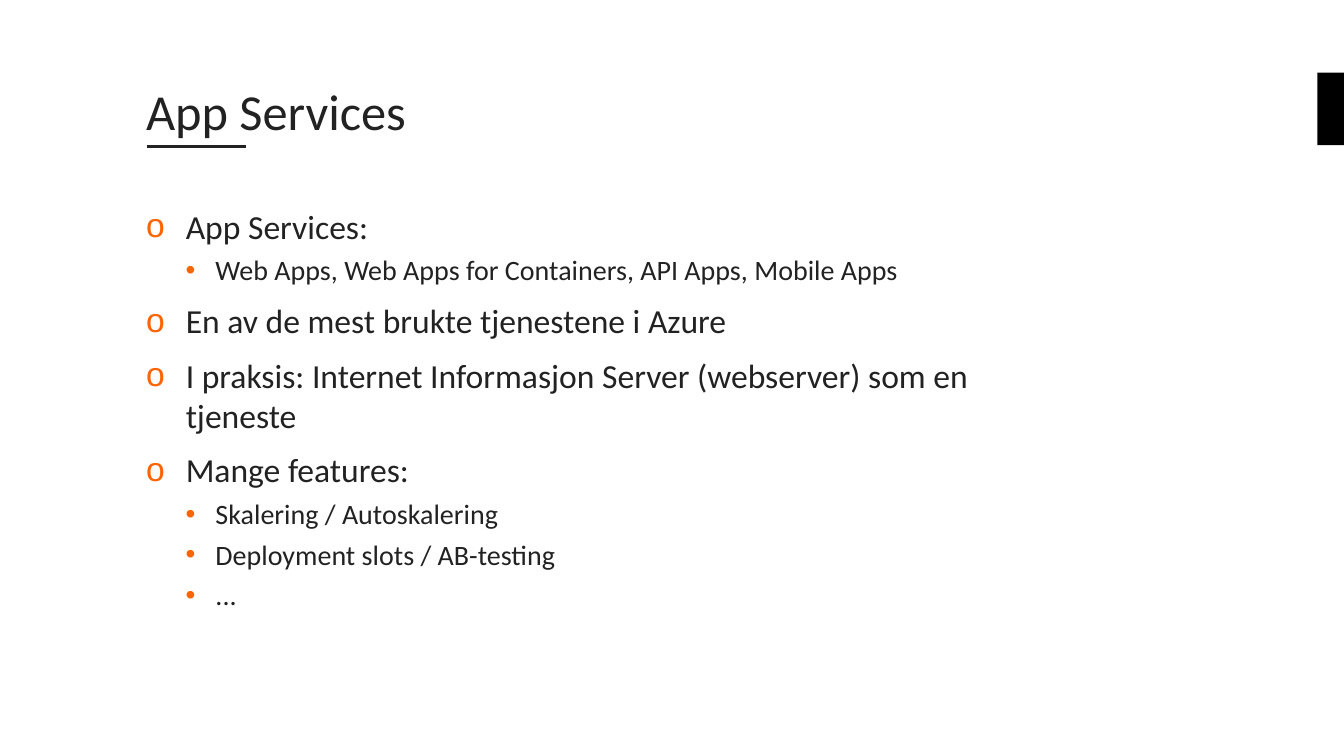
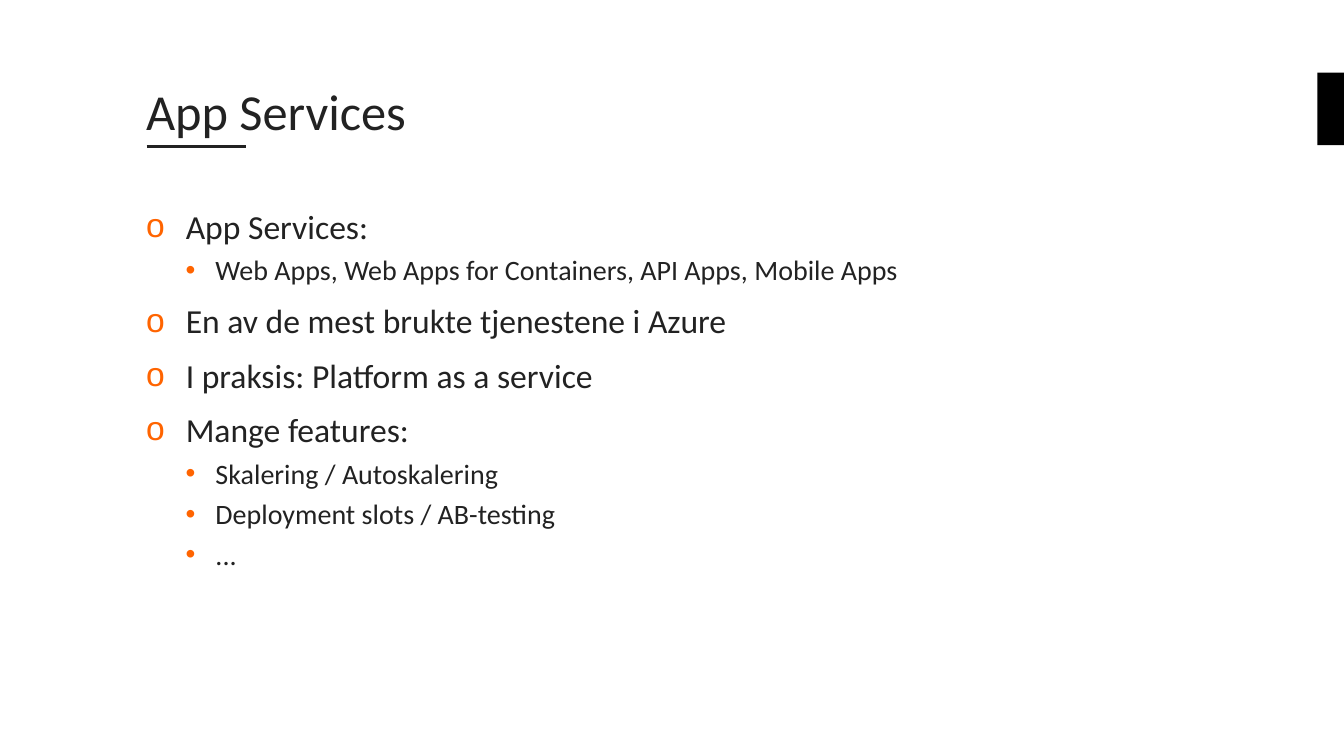
Before and after one commit to bouvet/azure-workshops, a slide deck: slide 18 of Workshop_1/Presentasjon/Azureskolen-Workshop#1.pptx (slide 16 before the commit). Drawn at 1344x756 pixels with LibreOffice and Linux fonts; fonts in the diff are those of the drawing; background and template pictures are left out. Boxes give left, top, right and bottom in pixels: in the first picture for what was removed or moved away, otherwise in the second. Text is boxed around its words. In the diff, an @@ line names an element or a change of style, - is before the commit and + after.

```diff
--- a/Workshop_1/Presentasjon/Azureskolen-Workshop#1.pptx
+++ b/Workshop_1/Presentasjon/Azureskolen-Workshop#1.pptx
@@ text at (186,364,593,394): text changed @@
-o I praksis: Internet Informasjon Server (webserver) som en tjeneste
+o I praksis: Platform as a service
```
Also in this commit, not shown: 8 other slides changed, 4 slides added, 2 slides removed, 2 other files.
